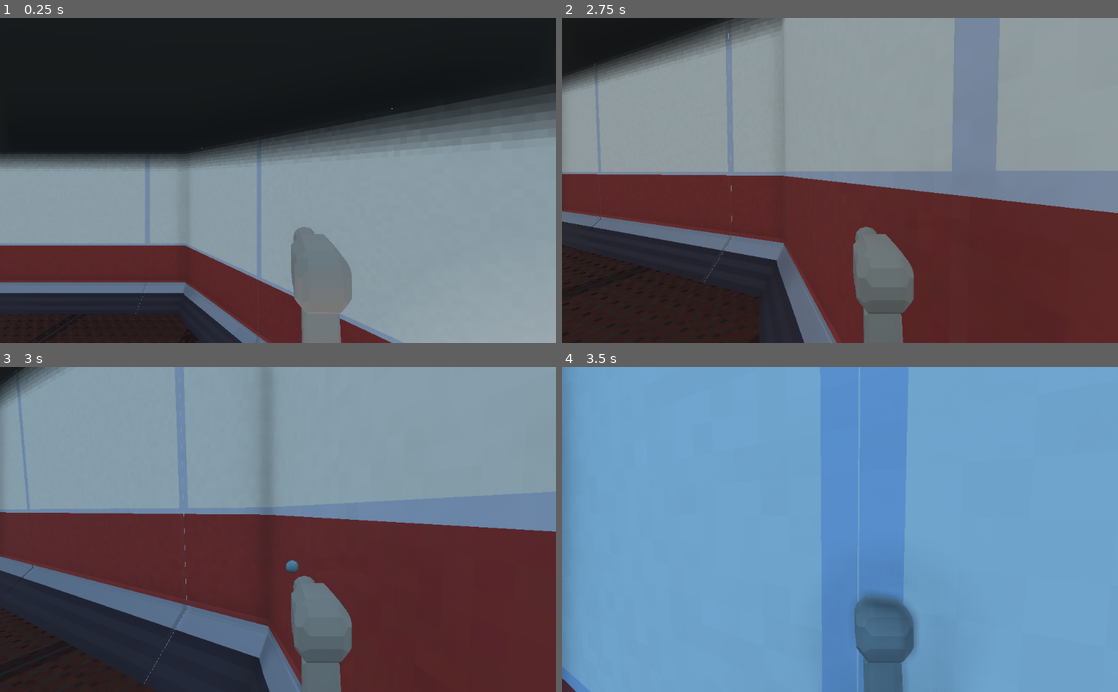
Above: before the commit, frames 1-4 (two rows, left to right).
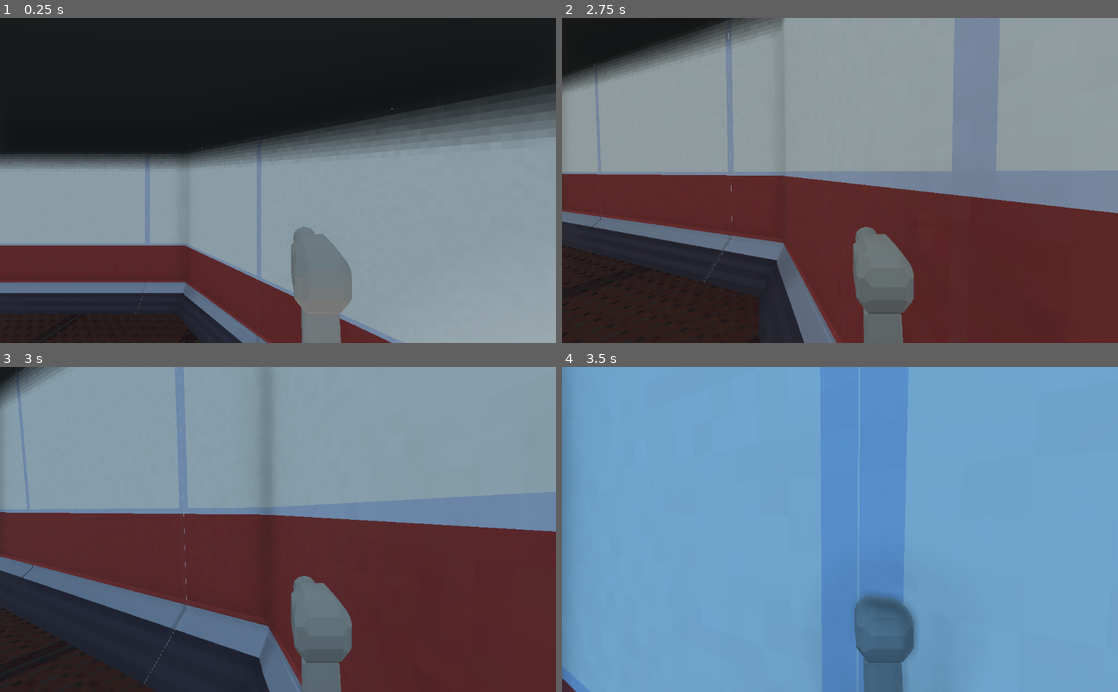
Above: after the commit, the same moments.

Repository: Naronco/JingleJam2020
Game: Godot game, scene res://main.tscn
Two runs of this game, one before a commit and one after it. Both use one fixed random seed, a clock stepped at 60 frames per second and the inputs below.
Inputs (mouse positions are in pixels of both pictures, inside the frame that each line leads up to):
- Up to frame 1 (0.25 s): no input
- Up to frame 2 (2.75 s): tap Enter at 0.5 s; move the mouse to (962, 164) at 0.52 s; hold D (movement_right) 0.53-1.28 s; click (962, 164) at 0.67 s; tap Space (movement_jump) at 0.77, 1.52 s; move the mouse to (812, 180) at 1.27 s; hold W (movement_forward) from 1.28 s (still down); move the mouse to (851, 174) at 2.02 s
- Up to frame 3 (3 s): keep holding W (movement_forward); move the mouse to (272, 536) at 2.77 s; click (272, 536) at 2.92 s
- Up to frame 4 (3.5 s): keep holding W (movement_forward); tap Space (movement_jump) at 3.02 s

Frames 1-2 are identical in both runs. In frame 3, less than 0.1% of the frame differs, in the area x 51-54%, y 59-64%; in frame 4, nothing differs.

Commit message:
paintball & fence updates

Diff:
--- a/PaintBall/PaintBall.gd
+++ b/PaintBall/PaintBall.gd
@@ -2,13 +2,15 @@
 # Declare member variables here. Examples:
 # var a = 2
 # var b = "text"
-export (float) var speed = 15
+export (float) var speed = 35
 export (Vector3) var direction = Vector3(0, 0, 0)
-export (Vector3) var gravity = Vector3(0, -9.8, 0)
+export (Vector3) var gravity = Vector3(0, -9.8, 0) #unused for now
 export (Vector3) var offsetVelocity = Vector3(0, 0, 0)
 var exploded = false
 var local_collision_norm
 var last_update_velocity
+var kill_timer = Timer.new()
+var max_lifetime = 5
 
 # Called when the node enters the scene tree for the first time.
 func _ready():
@@ -26,10 +28,18 @@
 
 	var processMat = $Particles.process_material.duplicate()
 	processMat.color = color
-	processMat.gravity = gravity
 	$Particles.process_material = processMat
 
-	pass # Replace with function body.
+	kill_timer.set_wait_time(max_lifetime)
+	kill_timer.set_one_shot(true)
+	self.add_child(kill_timer)
+	kill_timer.start()
+	await_kill()
+
+func await_kill():
+	yield(kill_timer, "timeout")
+	kill_timer.queue_free()
+	queue_free()
 
 func _physics_process(delta):
 	last_update_velocity = linear_velocity
@@ -54,19 +64,8 @@
 	$Particles.process_material.direction = reflectDir;
 	$Particles.set_emitting(true)
 	sleeping = true
-	KillAfterTime($Particles.lifetime)
+	if !kill_timer.is_stopped():
+		kill_timer.set_wait_time($Particles.lifetime)
+		kill_timer.start()
 	$CollisionShape.queue_free()
 	$BallMeshInstance.queue_free()
-
-	pass # Replace with function body.
-
-func KillAfterTime(time: float):
-	var t = Timer.new()
-	t.set_wait_time(time)
-	t.set_one_shot(true)
-	self.add_child(t)
-	t.start()
-	yield(t, "timeout")
-	t.queue_free()
-	queue_free()
-	pass
--- a/PaintBall/PaintBall.tscn
+++ b/PaintBall/PaintBall.tscn
@@ -41,6 +41,7 @@
 one_shot = true
 explosiveness = 1.0
 randomness = 0.41
+visibility_aabb = AABB( -32, -16, -32, 64, 32, 64 )
 local_coords = false
 process_material = ExtResource( 2 )
 draw_pass_1 = SubResource( 2 )
--- a/Props/Fence/Fence.tscn
+++ b/Props/Fence/Fence.tscn
@@ -1,11 +1,13 @@
-[gd_scene load_steps=3 format=2]
+[gd_scene load_steps=4 format=2]
 
 [ext_resource path="res://Props/Fence/Fence.obj" type="ArrayMesh" id=1]
+[ext_resource path="res://spritesheet.tres" type="Material" id=2]
 
 [sub_resource type="BoxShape" id=1]
 extents = Vector3( 1, 1.19787, 0.219868 )
 
 [node name="Fence" type="MeshInstance"]
+material_override = ExtResource( 2 )
 mesh = ExtResource( 1 )
 material/0 = null
 
